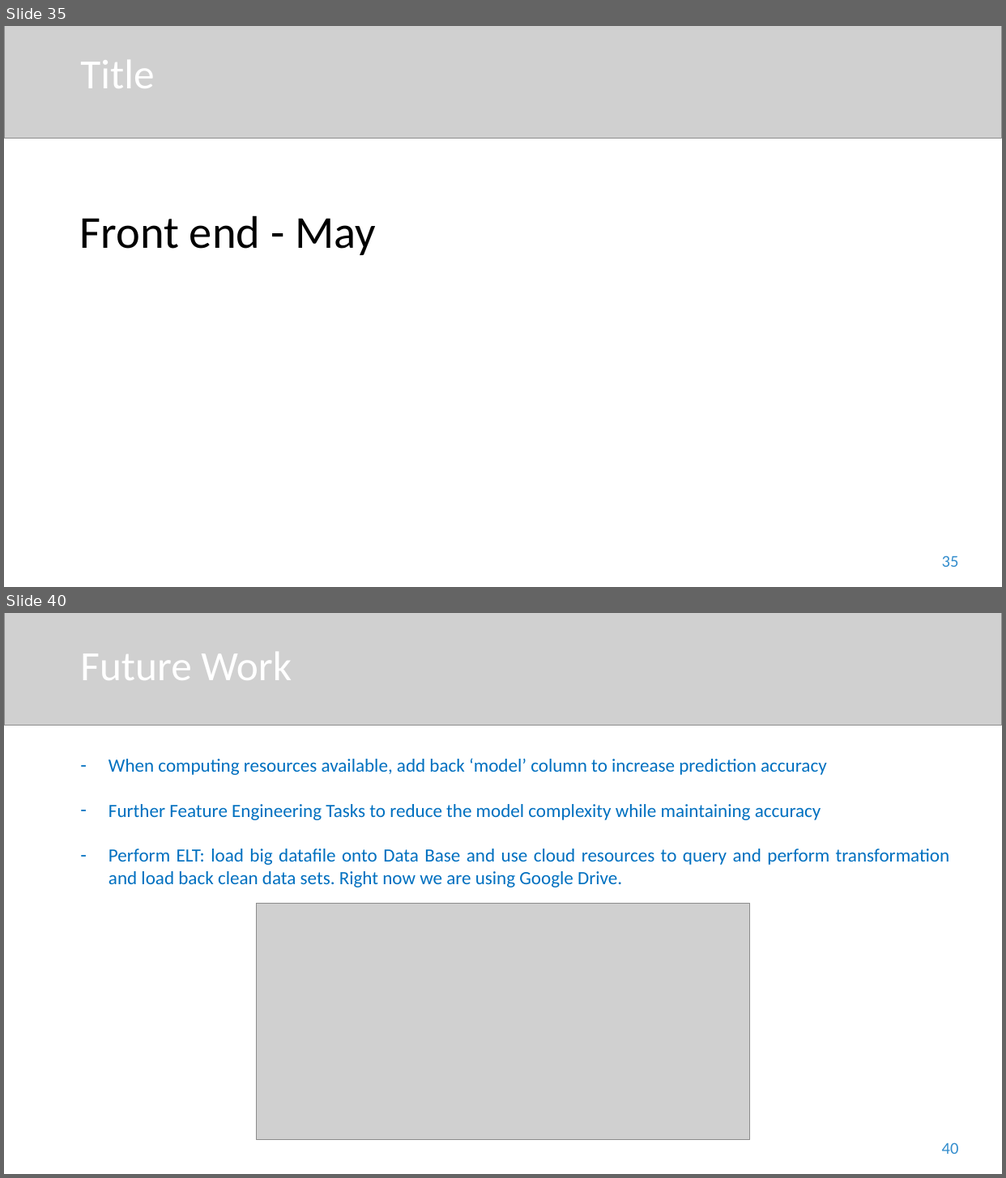
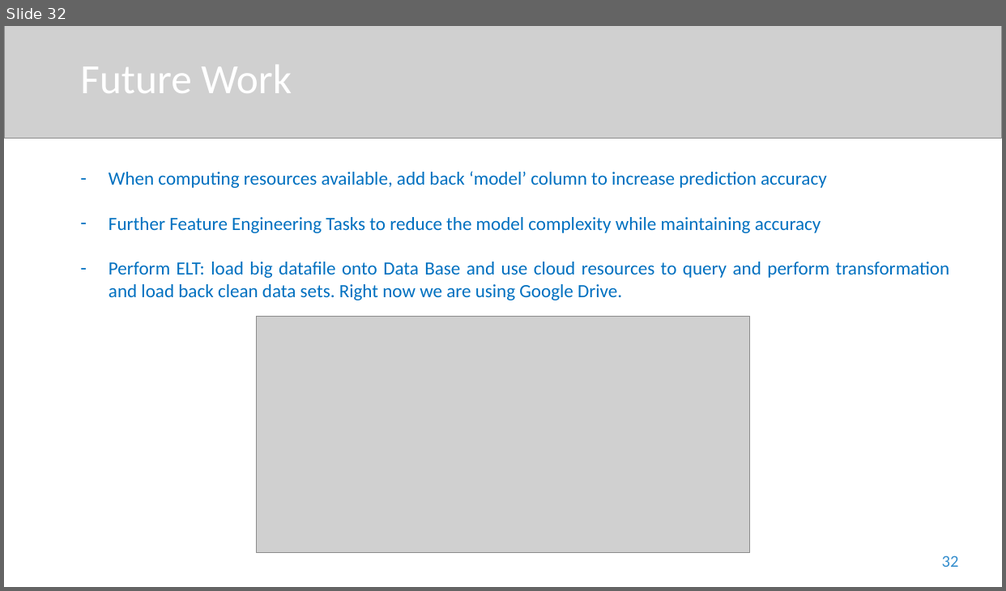
Before and after one commit to Dearsu520/automotive-modeling-project, a slide deck: ETL/Final Project.pptx. Shown one above the other, each under a label of ours: slides 35 and 40 before the commit, slide 32 after it; the slides between them are not shown. The pictures are 1006x1178 and 1006x591 pixels, drawn with LibreOffice and Linux fonts; fonts in the diff are those of the drawing; grey boxes stand for pictures. Boxes give left, top, right and bottom in pixels: in the first picture for what was removed or moved away, otherwise in the second. Text is boxed around its words. In the diff, an @@ line names an element or a change of style, - is before the commit and + after.

```diff
--- a/ETL/Final Project.pptx
+++ b/ETL/Final Project.pptx
@@ slide 35 removed at <box>4,26,1002,587</box>, background #FFFFFF @@
@@ picture removed at <box>4,26,1002,139</box> @@
@@ title removed at <box>80,60,154,88</box> @@
-Title
@@ text removed at <box>80,216,376,255</box> @@
-Front end - May
@@ page number removed at <box>942,556,959,567</box> @@
-35
@@ what was slide 40 is now slide 32 @@
@@ page number at <box>942,556,959,567</box>: text changed @@
-40
+32
```
Also in this commit, not shown: 2 slides changed, 2 slides added, 9 other slides removed.
